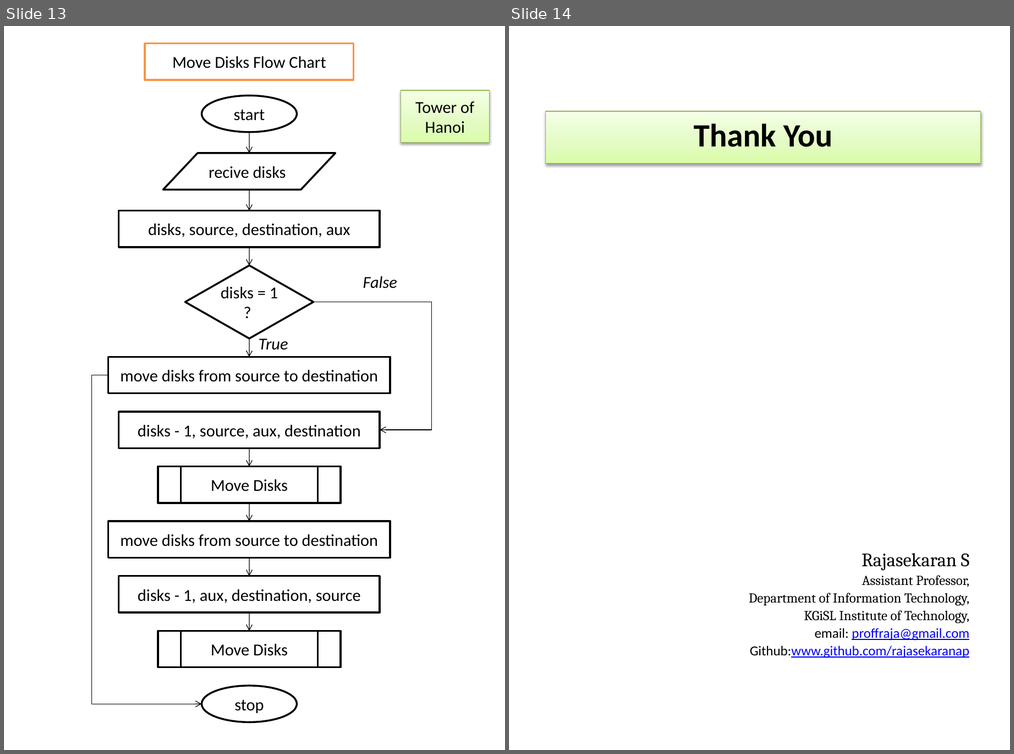
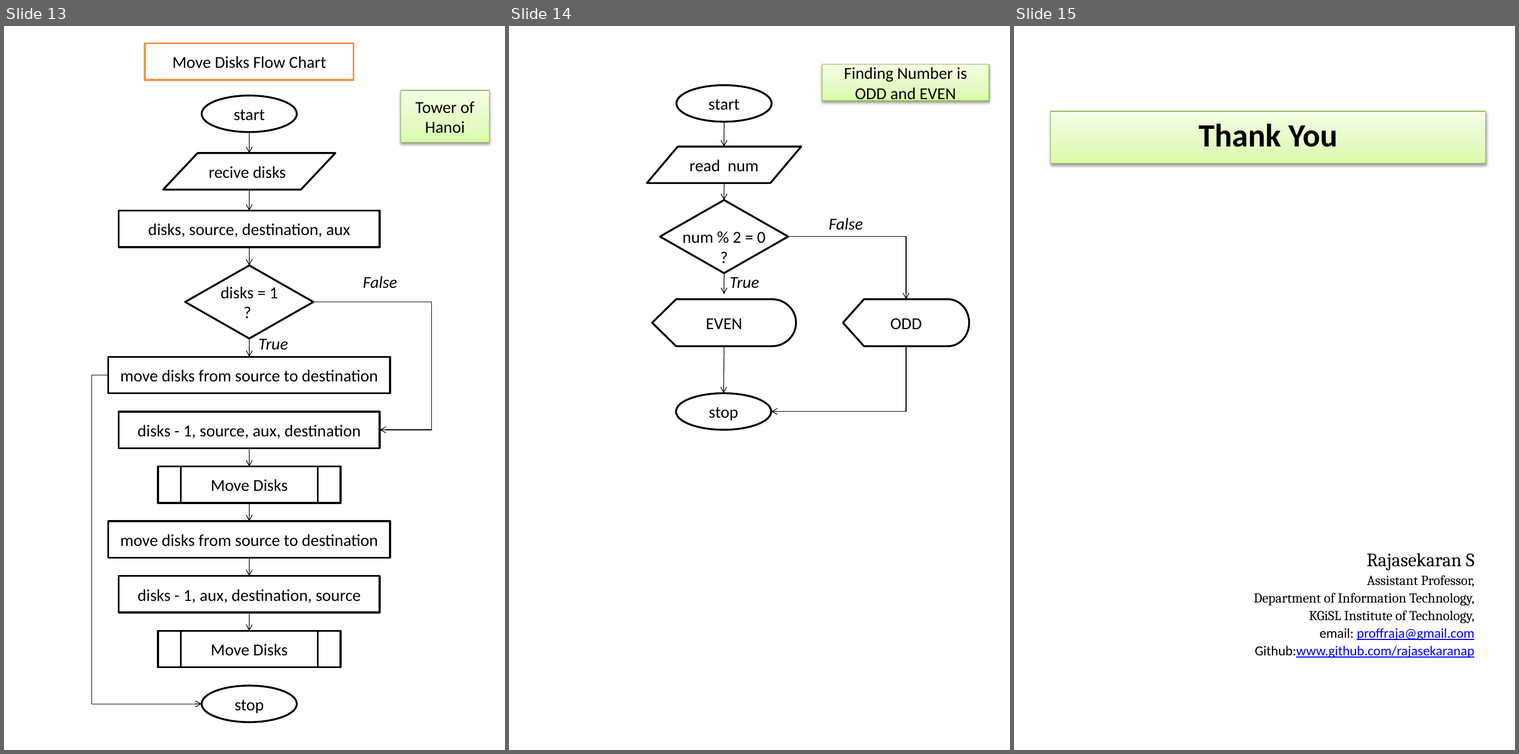
Before and after one commit to rajasekaran36/GE8151-Problem-Solving-and-Python-Programming, a slide deck: Slides/Unit 1/GE8151-U1-5.1-Flow-Charts.pptx. Shown side by side, each under a label of ours: slides 13 and 14 before the commit, slides 13, 14 and 15 after it. The pictures are 1014x754 and 1519x754 pixels, drawn with LibreOffice and Linux fonts; fonts in the diff are those of the drawing. Boxes give left, top, right and bottom in pixels: in the first picture for what was removed or moved away, otherwise in the second. Text is boxed around its words. In the diff, an @@ line names an element or a change of style, - is before the commit and + after.

```diff
--- a/Slides/Unit 1/GE8151-U1-5.1-Flow-Charts.pptx
+++ b/Slides/Unit 1/GE8151-U1-5.1-Flow-Charts.pptx
@@ slide 14 added at (509,26,1010,750), background #FFFFFF @@
@@ rectangle added at (823,64,989,101), fill gradient #DAFDA7 to #E4FCC2 to #F5FFE7, outline #98B955 0.75 pt, 18 pt, text #000000 @@
+Finding Number is ODD and EVEN
@@ group added at (647,85,969,430): 4 arrows, 2 ellipses, 2 flow chart displays, 2 elbow arrows, 2 texts, 1 flow chart input output, 1 diamond @@
+start
+read num
+num % 2 = 0
+?
+EVEN
+ODD
+stop
+True
+False
@@ what was slide 14 is now slide 15 @@
```
Also in this commit, not shown: 2 other files.
